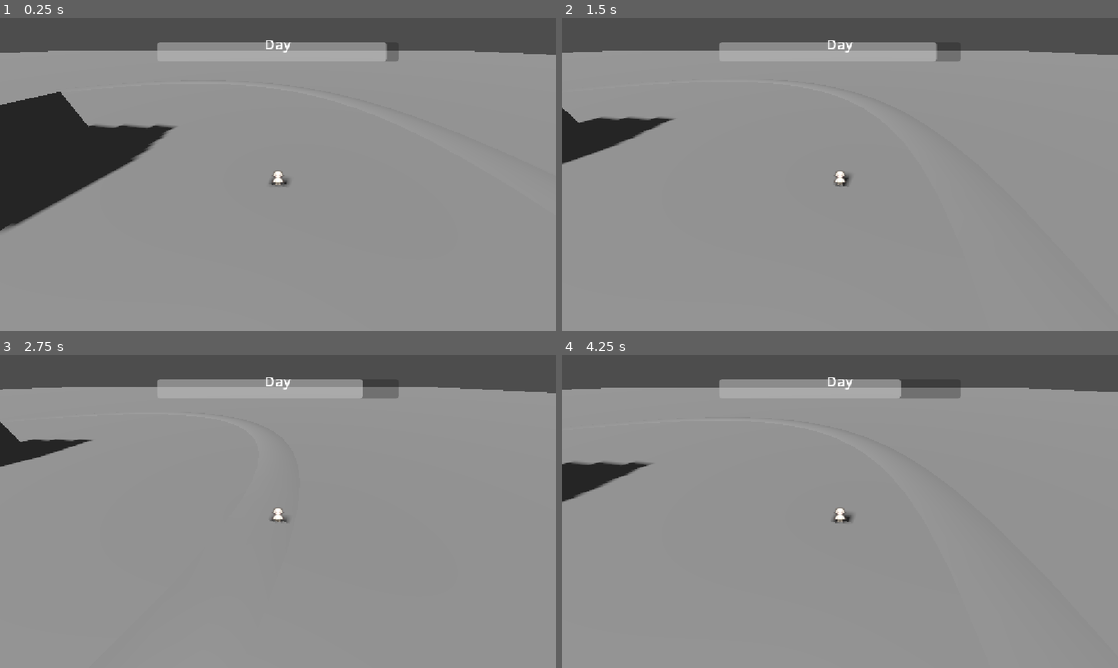
Above: before the commit, frames 1-4 (two rows, left to right).
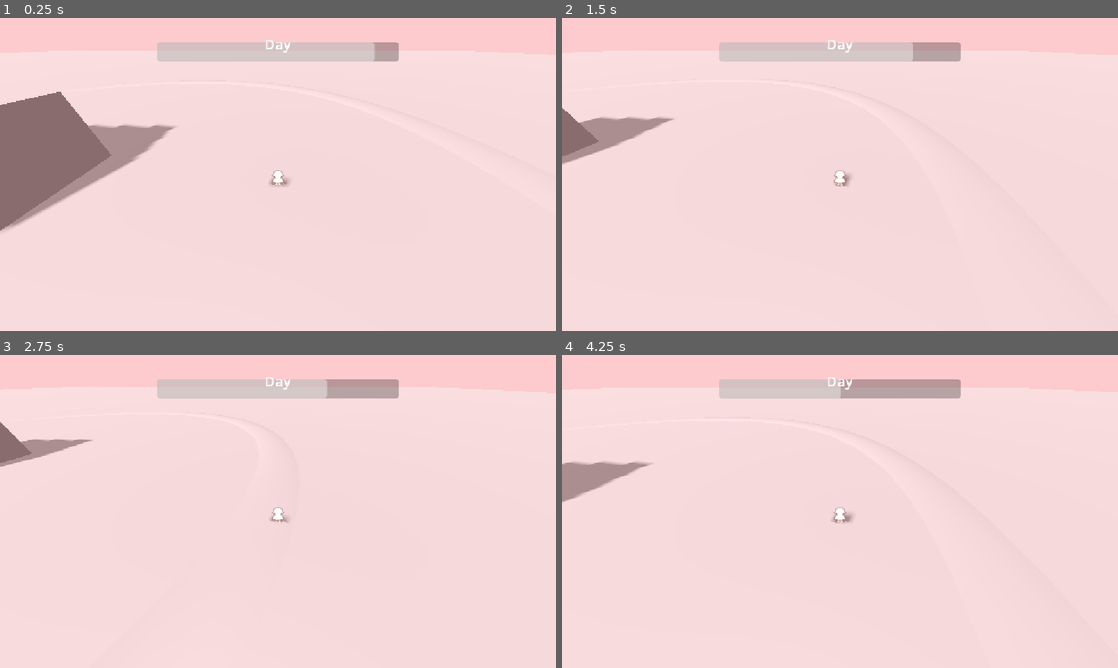
Above: after the commit, the same moments.

Repository: snikkers00/Werewolf-Survivor-Game-Off-Jam-26
Game: Godot game, scene res://world/main_world.tscn
Same seed, same stepped clock (60 frames per second), same inputs: the game is played once before the commit and once after it.
Inputs:
- Up to frame 1 (0.25 s): no input
- Up to frame 2 (1.5 s): tap Enter at 0.5 s; hold D (move_right) 0.53-1.28 s; hold S (move_down) from 1.28 s (still down)
- Up to frame 3 (2.75 s): release S (move_down) at 2.03 s; hold D (move_right) from 2.03 s (still down)
- Up to frame 4 (4.25 s): release D (move_right) at 2.78 s; hold W (move_up) 2.78-3.53 s; hold A (move_left) from 3.53 s (still down)

The runs differ from the first frame. In frame 1, 100% of the frame differs, in the area x 0-100%, y 0-100%; in frame 2, 100%; in frame 3, 100%; in frame 4, 100%.

Commit message:
Add phase-based attacks and enemy health
Add an automatic player slash attack, enemy health bars, damage, knockback, and XP rewards. Tie attack timers and player tint to day/night phases, and tune enemy spawning and world visuals.

Diff:
--- a/entities/enemies/enemy_body.gd
+++ b/entities/enemies/enemy_body.gd
@@ -1,8 +1,17 @@
 extends CharacterBody3D
+
+@onready var health_bar = %HealthBar
 
 const SPEED = 2
 @onready var enemysprite : AnimatedSprite3D = %EnemySprite
 @export var enemy_damage : int
+@export var enemy_xp_value : int
+@onready var health_comp = $Health
+
+func _ready():
+	health_comp.death.connect(die)
+	health_bar.max_value = health_comp.health
+	health_bar.value = health_comp.health
 
 func _physics_process(_delta):
 	var player_postion : Vector3 = get_tree().get_first_node_in_group("Player").global_position
@@ -21,7 +30,14 @@
 		enemysprite.flip_h = false
 
 
-func _on_hit(body: Node2D) -> void:
-	var target_health = body.get_node_or_null("Health") as Health
-	if target_health:
-		target_health.damage(enemy_damage)
+func die():
+	EventsBus.xp_gained.emit(enemy_xp_value)
+	queue_free()
+
+
+func _on_enemy_hurtbox_area_entered(area):
+	health_comp.damage(area.damage)
+	health_bar.value -= area.damage
+	var player_postion : Vector3 = get_tree().get_first_node_in_group("Player").global_position
+	var knockback = global_position.direction_to(player_postion) * -1
+	velocity = velocity + knockback
--- a/entities/enemies/enemy_body.tscn
+++ b/entities/enemies/enemy_body.tscn
@@ -156,11 +156,20 @@
 radius = 0.076660156
 height = 0.24069214
 
+[sub_resource type="CapsuleShape3D" id="CapsuleShape3D_o6l3f"]
+radius = 0.099609375
+height = 0.29089355
+
+[sub_resource type="ViewportTexture" id="ViewportTexture_o6l3f"]
+viewport_path = NodePath("SubViewport")
+
 [node name="EnemyBody" type="CharacterBody3D" unique_id=996570798 groups=["Enemy"]]
 collision_layer = 4
 collision_mask = 21
 axis_lock_linear_y = true
 script = ExtResource("1_ajstd")
+enemy_damage = 1
+enemy_xp_value = 1
 
 [node name="EnemySprite" type="AnimatedSprite3D" parent="." unique_id=1948147315]
 unique_name_in_owner = true
@@ -177,3 +186,29 @@
 script = ExtResource("3_mykbo")
 health = 2
 metadata/_custom_type_script = "uid://dmmwsrob8v0es"
+
+[node name="EnemyHurtbox" type="Area3D" parent="." unique_id=1592162980]
+collision_layer = 256
+collision_mask = 16
+
+[node name="EnemyCollisionHurt" type="CollisionShape3D" parent="EnemyHurtbox" unique_id=1111027781]
+transform = Transform3D(1, 0, 0, 0, 1, 0, 0, 0, 1, 0, -0.026428223, 0)
+shape = SubResource("CapsuleShape3D_o6l3f")
+
+[node name="SubViewport" type="SubViewport" parent="." unique_id=2108953240]
+disable_3d = true
+transparent_bg = true
+size = Vector2i(100, 100)
+
+[node name="HealthBar" type="ProgressBar" parent="SubViewport" unique_id=748851936]
+unique_name_in_owner = true
+offset_right = 100.0
+offset_bottom = 27.0
+scale = Vector2(0.5, 0.5)
+max_value = 2.0
+
+[node name="Sprite3D" type="Sprite3D" parent="." unique_id=478945852]
+transform = Transform3D(1, 0, 0, 0, 1, 0, 0, 0, 1, 0.25910938, -0.23054472, 0)
+texture = SubResource("ViewportTexture_o6l3f")
+
+[connection signal="area_entered" from="EnemyHurtbox" to="." method="_on_enemy_hurtbox_area_entered"]
--- a/entities/enemies/enemy_spawner.gd
+++ b/entities/enemies/enemy_spawner.gd
@@ -2,6 +2,7 @@
 
 @onready var enemy_spawn_timer = %EnemySpawnTimer
 @export var enemy_types : Array [PackedScene]
+@export var spawn_distance = 10
 
 func _ready():
 	EventsBus.phase_changed.connect(toggle_spawns)
@@ -20,7 +21,6 @@
 func spawn_enemy():
 	var player_postion : Vector3 = get_tree().get_first_node_in_group("Player").global_position
 	var spawn_angle = randf_range(0, TAU)
-	var spawn_distance = 10
 	var x_offset = cos(spawn_angle) * spawn_distance
 	var y_offset = sin(spawn_angle) * spawn_distance
 	var spawn_pos : Vector3 = Vector3((player_postion.x + x_offset) , 0 , (player_postion.y + y_offset) )
--- /dev/null
+++ b/entities/player/attack_manager.gd
@@ -0,0 +1,17 @@
+extends Node3D
+
+@onready var active_attacks : Array[Node] = get_children()
+
+# Called when the node enters the scene tree for the first time.
+func _ready():
+	EventsBus.phase_changed.connect(toggle_attacks)
+
+func toggle_attacks(is_night):
+	if is_night == true:
+		var timers : Array[Node] = get_tree().get_nodes_in_group("Timer")
+		for t in timers:
+			t.start()
+	elif is_night == false:
+		var timers : Array[Node] = get_tree().get_nodes_in_group("Timer")
+		for t in timers:
+			t.stop()
--- /dev/null
+++ b/entities/player/attacks/attack.tscn
@@ -0,0 +1,37 @@
+[gd_scene format=3 uid="uid://dmy6pbvxwb63r"]
+
+[ext_resource type="Script" uid="uid://dld7iax2l67il" path="res://entities/player/attacks/attack_base.gd" id="1_tnrbs"]
+[ext_resource type="Script" uid="uid://8h8r6charysq" path="res://entities/player/attacks/attack_area.gd" id="2_rar8f"]
+[ext_resource type="Texture2D" uid="uid://w3x1deecsmj6" path="res://entities/player/attacks/claw-slashes.svg" id="3_o4k3t"]
+
+[sub_resource type="BoxShape3D" id="BoxShape3D_o6l3f"]
+size = Vector3(0.5, 0.5, 0.5)
+
+[node name="Attack" type="Node3D" unique_id=1363159713]
+script = ExtResource("1_tnrbs")
+
+[node name="AttackTimer" type="Timer" parent="." unique_id=198969603 groups=["Timer"]]
+wait_time = 0.5
+autostart = true
+
+[node name="AttackPivot" type="Node3D" parent="." unique_id=1913494014]
+
+[node name="AttackArea" type="Area3D" parent="AttackPivot" unique_id=202282497]
+transform = Transform3D(1, 0, 0, 0, 1, 0, 0, 0, 1, 0, 0.31764287, 0)
+collision_layer = 16
+collision_mask = 256
+script = ExtResource("2_rar8f")
+damage = 1
+
+[node name="AttackCollision" type="CollisionShape3D" parent="AttackPivot/AttackArea" unique_id=1169497884]
+unique_name_in_owner = true
+shape = SubResource("BoxShape3D_o6l3f")
+disabled = true
+
+[node name="AttackSprite" type="Sprite3D" parent="AttackPivot/AttackArea" unique_id=222871377]
+unique_name_in_owner = true
+transform = Transform3D(0.1, 0, 0, 0, 0.1, 0, 0, 0, 0.1, 0, 0, 0)
+visible = false
+texture = ExtResource("3_o4k3t")
+
+[connection signal="timeout" from="AttackTimer" to="." method="_on_attack_timer_timeout"]
--- /dev/null
+++ b/entities/player/attacks/attack_area.gd
@@ -0,0 +1,3 @@
+extends Area3D
+
+@export var damage : int
--- /dev/null
+++ b/entities/player/attacks/attack_base.gd
@@ -0,0 +1,33 @@
+extends Node3D
+class_name Attack
+
+@export var attack_name : String
+@export var cooldown : float
+
+@onready var attack_pivot = $AttackPivot
+
+@onready var collision = %AttackCollision
+@onready var sprite = %AttackSprite
+
+func _on_attack_timer_timeout():
+	var enemies = get_tree().get_nodes_in_group("Enemy")
+	var closest_enemy = null
+	var shortest_distance = INF
+	for e in enemies:
+		var distance = global_position.distance_squared_to(e.global_position)
+		if distance < shortest_distance:
+			shortest_distance = distance
+			closest_enemy = e
+
+	if closest_enemy != null:
+		attack_pivot.look_at(closest_enemy.global_position, Vector3.UP)
+
+		collision.disabled = false
+		sprite.visible = true
+
+		await get_tree().create_timer(0.2).timeout
+		disable_attack()
+
+func disable_attack():
+	collision.disabled = true
+	sprite.visible = false
--- /dev/null
+++ b/entities/player/attacks/attack_collision.gd
@@ -0,0 +1,3 @@
+extends CollisionShape3D
+
+@export var damage : int
--- /dev/null
+++ b/entities/player/attacks/claw-slashes.svg
@@ -0,0 +1 @@
+<svg xmlns="http://www.w3.org/2000/svg" viewBox="0 0 512 512" style="height: 512px; width: 512px;"><path d="M0 0h512v512H0z" fill="url(#pattern)" fill-opacity="1"></path><g class="" transform="translate(0,0)" style=""><path d="M182.338 22.55c152.455 20.22 254.7 176.264 228.928 258.163-34.76-89.215-143.516-189.588-300.207-196.15C255.855 103.772 355.365 245.5 342.92 329.856c-9.85.97-20.79.927-32.852-.24-41.436-84.32-146.004-172.382-292.437-178.513 142.546 18.907 241.2 156.557 232.36 241.316-15.664-.633-33.447-3.34-53.48-8.46 18.37 8.188 35.514 14.817 51.502 20.067-10.614 44.085-55.285 69.374-144.93 46.47C250 515.968 319.647 483.338 328.736 419.743c56.24 1.254 85.915-24.86 92.856-63.008 164.112-19.88 36.806-322.627-239.254-334.185zm132.808 318.083c7.97 2.704 15.666 5.077 23.07 7.11-3.122 7.893-7.546 14.993-13.35 21.095-2.393-9.222-5.635-18.663-9.72-28.205z" fill="#fff" fill-opacity="1"></path></g></svg>
--- a/entities/player/player_character.gd
+++ b/entities/player/player_character.gd
@@ -1,12 +1,14 @@
 extends CharacterBody3D
 
 @onready var health: Health = $Health
+@onready var player_sprite : AnimatedSprite3D = %PlayerSprite
 
 const SPEED = 2.5
 const JUMP_VELOCITY = 4.5
 
 func _ready():
 	health.death.connect(_on_death)
+	EventsBus.phase_changed.connect(shapeshift)
 
 func _physics_process(delta):
 	# Add the gravity.
@@ -28,3 +30,9 @@
 
 func _on_death():
 	queue_free()
+
+func shapeshift(is_night):
+	if is_night == true:
+		create_tween().tween_property(player_sprite, "modulate", Color.DIM_GRAY, 3)
+	elif is_night == false:
+		create_tween().tween_property(player_sprite, "modulate", Color.WHITE, 3)
--- a/entities/player/player_character.tscn
+++ b/entities/player/player_character.tscn
@@ -3,6 +3,8 @@
 [ext_resource type="Script" uid="uid://b581qiyy2dqp8" path="res://entities/player/player_character.gd" id="1_b5xsv"]
 [ext_resource type="Texture2D" uid="uid://22tpa8o2w5h8" path="res://entities/player/sprites/16x32 Walk-Sheet.png" id="1_rypbc"]
 [ext_resource type="Script" uid="uid://dmmwsrob8v0es" path="res://entities/health.gd" id="3_gnhdx"]
+[ext_resource type="Script" uid="uid://c6g5u3i4t7f8q" path="res://entities/player/attack_manager.gd" id="4_wepyd"]
+[ext_resource type="PackedScene" uid="uid://dmy6pbvxwb63r" path="res://entities/player/attacks/attack.tscn" id="5_5nbuu"]
 
 [sub_resource type="CapsuleShape3D" id="CapsuleShape3D_o6l3f"]
 radius = 0.08544922
@@ -169,7 +171,8 @@
 transform = Transform3D(1, 0, 0, 0, 1, 0, 0, 0, 1, 0, 0.14235505, 0)
 shape = SubResource("CapsuleShape3D_o6l3f")
 
-[node name="AnimatedSprite3D" type="AnimatedSprite3D" parent="." unique_id=187975107]
+[node name="PlayerSprite" type="AnimatedSprite3D" parent="." unique_id=187975107]
+unique_name_in_owner = true
 transform = Transform3D(1, 0, 0, 0, 1, 0, 0, 0, 1, 0, 0.18178377, 0)
 billboard = 2
 shaded = true
@@ -190,7 +193,18 @@
 transform = Transform3D(1, 0, 0, 0, 1, 0, 0, 0, 1, 0, 0.1392107, 0)
 shape = SubResource("CapsuleShape3D_0ny5y")
 
+[node name="InvulnTimer" type="Timer" parent="HurtBox" unique_id=263199463]
+wait_time = 0.25
+one_shot = true
+
 [node name="Health" type="Node" parent="." unique_id=893059753]
 script = ExtResource("3_gnhdx")
 health = 50
 metadata/_custom_type_script = "uid://dmmwsrob8v0es"
+
+[node name="AttackManager" type="Node3D" parent="." unique_id=405674200]
+script = ExtResource("4_wepyd")
+
+[node name="Attack" parent="AttackManager" unique_id=1363159713 instance=ExtResource("5_5nbuu")]
+attack_name = "Slash"
+cooldown = 2.0
--- a/project.godot
+++ b/project.godot
@@ -29,6 +29,7 @@
 
 Player=""
 Enemy=""
+Timer=""
 
 [input]
 
--- a/world/main_world.tscn
+++ b/world/main_world.tscn
@@ -7,6 +7,8 @@
 [ext_resource type="PackedScene" uid="uid://35qpp0350sd3" path="res://entities/enemies/enemy_character.tscn" id="4_rsju0"]
 
 [sub_resource type="Environment" id="Environment_6i3v4"]
+background_mode = 1
+background_color = Color(0.99243873, 0.7950196, 0.8058209, 1)
 
 [sub_resource type="CameraAttributesPractical" id="CameraAttributesPractical_4pufg"]
 
@@ -50,10 +52,11 @@
 unique_name_in_owner = true
 transform = Transform3D(0.9449231, 0.1119378, -0.3075554, 0.0693324, 0.8499095, 0.52234757, 0.31986466, -0.5149018, 0.79533815, 0, 5.7505045, 7.2648373)
 shadow_enabled = true
+shadow_opacity = 0.9
 
 [node name="Day_NightTimer" type="Timer" parent="WorldHandler" unique_id=1882201535]
 unique_name_in_owner = true
-wait_time = 20.0
+wait_time = 10.0
 autostart = true
 
 [node name="WorldGround" type="StaticBody3D" parent="." unique_id=322917489]
@@ -100,6 +103,7 @@
 
 [node name="EnemySpawnTimer" type="Timer" parent="Entities/EnemySpawner" unique_id=179378876]
 unique_name_in_owner = true
+wait_time = 0.5
 
 [node name="UILayer" type="CanvasLayer" parent="." unique_id=1752003936]
 layer = 10
@@ -148,3 +152,6 @@
 horizontal_alignment = 1
 
 [connection signal="timeout" from="WorldHandler/Day_NightTimer" to="WorldHandler" method="_on_timer_timeout"]
+
+[editable path="Entities/PlayerCharacter"]
+[editable path="Entities/PlayerCharacter/AttackManager/Attack"]
Not shown, added: entities/player/attack_manager.gd.uid
Not shown, added: entities/player/attacks/attack_area.gd.uid
Not shown, added: entities/player/attacks/attack_base.gd.uid
Not shown, added: entities/player/attacks/attack_collision.gd.uid
Not shown, added: entities/player/attacks/claw-slashes.svg.import
